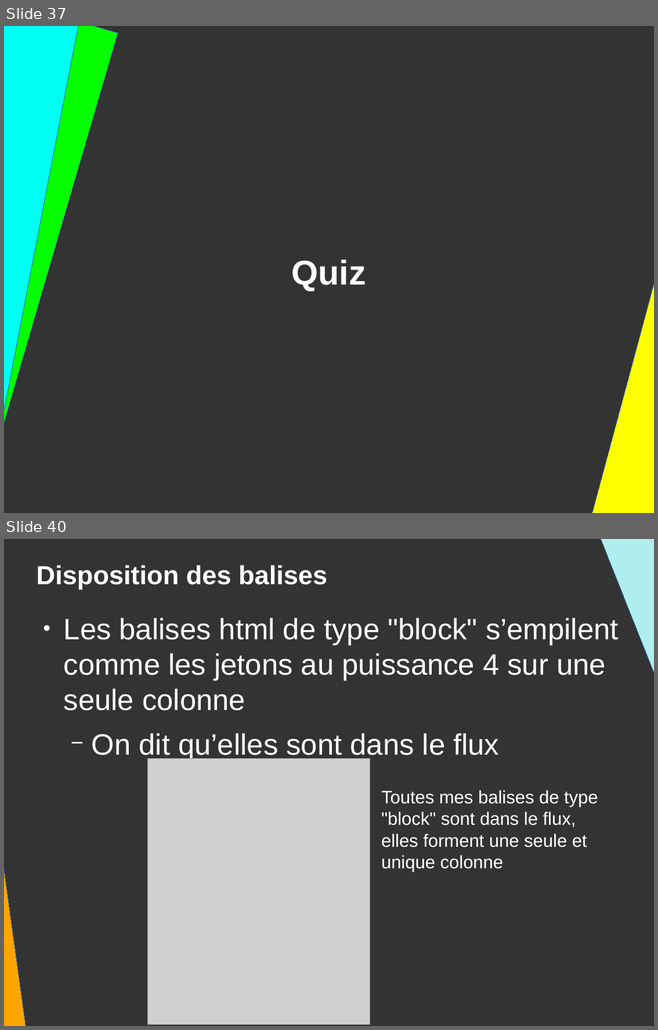
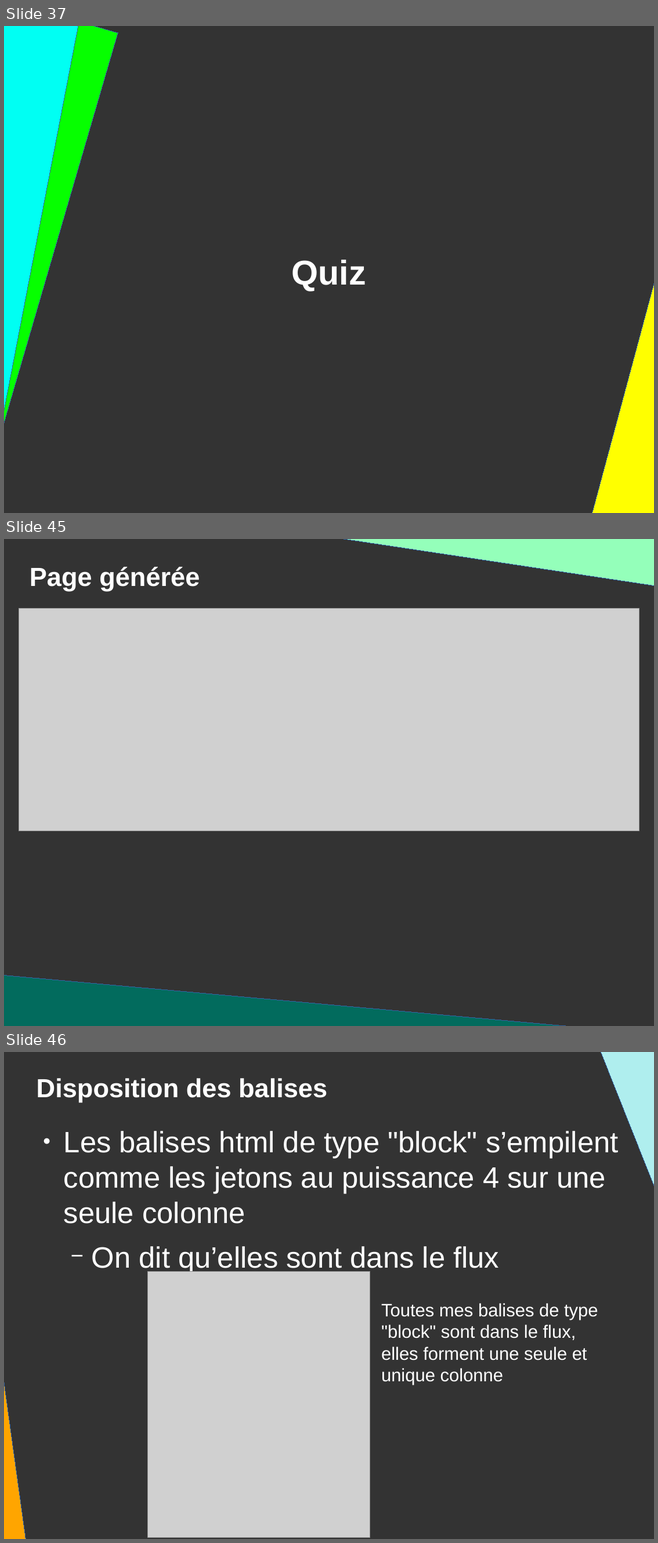
Before and after one commit to DanYellow/presentations, a slide deck: mmi/html/travaux-pratiques/numero-2/presentation.odp. Shown one above the other, each under a label of ours: slides 37 and 40 before the commit, slides 37, 45 and 46 after it; the slides between them are not shown. The pictures are 658x1030 and 658x1543 pixels, drawn with LibreOffice and Linux fonts; fonts in the diff are those of the drawing; grey boxes stand for pictures. Boxes give left, top, right and bottom in pixels: in the first picture for what was removed or moved away, otherwise in the second. Text is boxed around its words. In the diff, an @@ line names an element or a change of style, - is before the commit and + after.

```diff
--- a/mmi/html/travaux-pratiques/numero-2/presentation.odp
+++ b/mmi/html/travaux-pratiques/numero-2/presentation.odp
@@ slide 45 added at [4,539,654,1026], background #333333 @@
@@ right triangle added at [321,539,654,586], fill #94FFBA, outline #3465A4 0 pt @@
@@ title added at [30,567,199,591], 32 pt, text #FFFFFF, bold @@
+Page générée
@@ picture added at [18,609,639,831] @@
@@ right triangle added at [4,975,611,1026], fill #026B5D, outline #3465A4 0 pt @@
@@ what was slide 40 is now slide 46 @@
```
Also in this commit, not shown: 3 slides changed, 6 other slides added, 1 slide removed.
